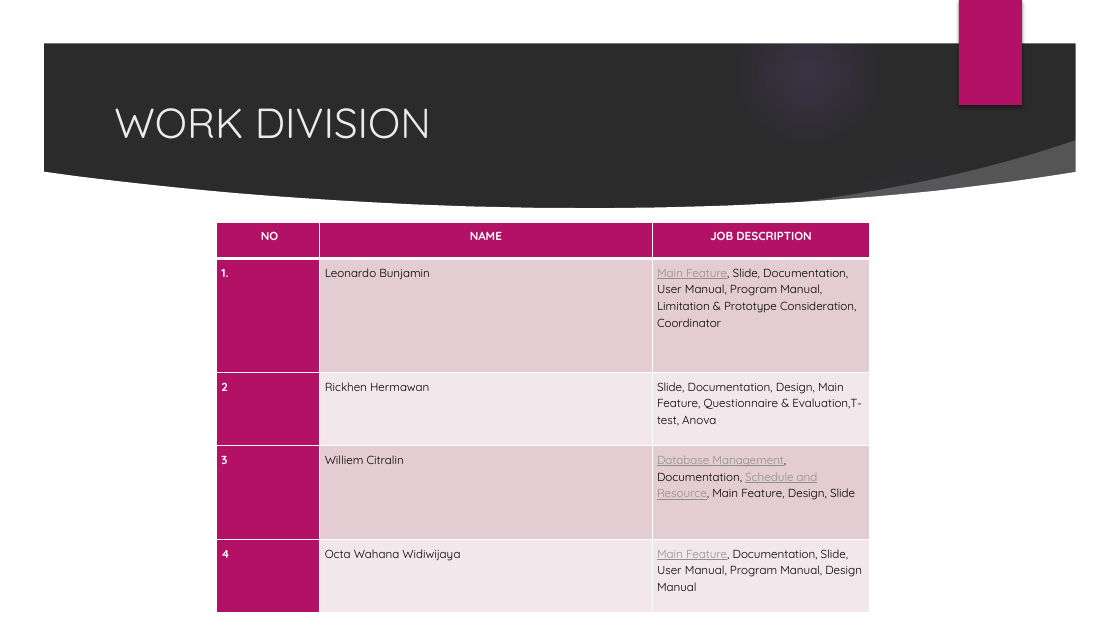
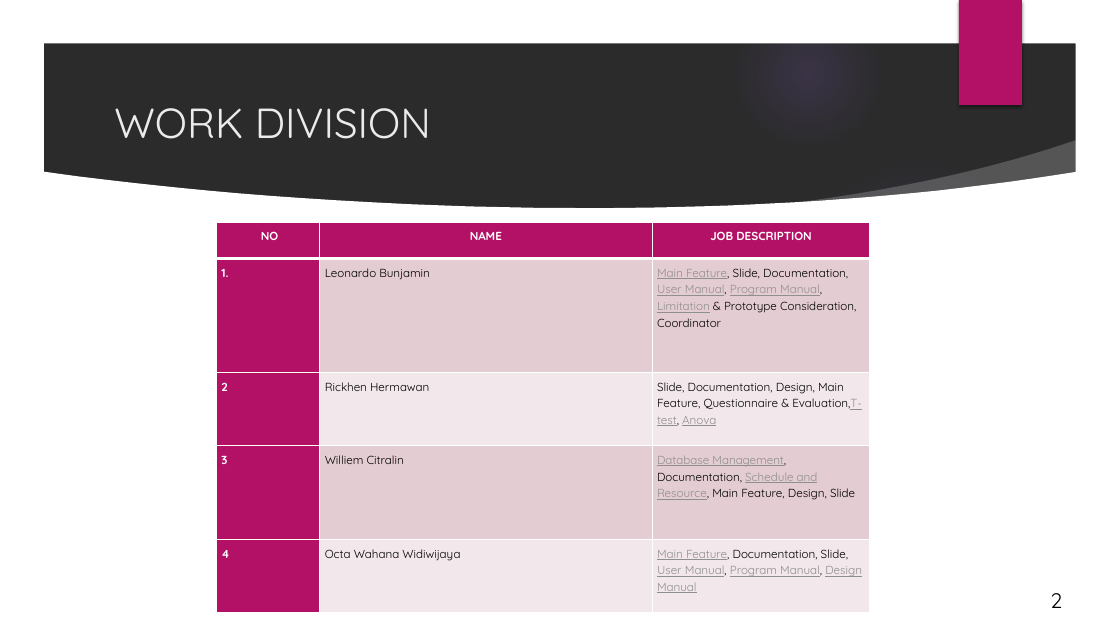
Before and after one commit to tyrand3/HCI-Budgeting, a slide deck: slide 4 of PPTHCiBudgeting.pptx (slide 3 before the commit). Drawn at 1120x630 pixels with LibreOffice and Linux fonts; fonts in the diff are those of the drawing; background and template pictures are left out; a plain dark background stands for a picture behind light text. Boxes give left, top, right and bottom in pixels: in the first picture for what was removed or moved away, otherwise in the second. Text is boxed around its words. In the diff, an @@ line names an element or a change of style, - is before the commit and + after.

```diff
--- a/PPTHCiBudgeting.pptx
+++ b/PPTHCiBudgeting.pptx
@@ table at [216,222,870,613] @@
@@ text colour #000000 to #8F8F8F, underline on in "User Manual, Program Manual, Limitation", "Evaluation,T-test, Anova", "User Manual, Program Manual, Design Manual" @@
@@ text added at [1050,593,1062,608], 18 pt, text #000000 @@
+2
```
Also in this commit, not shown: 19 other slides changed, 14 slides added, 5 other files.
